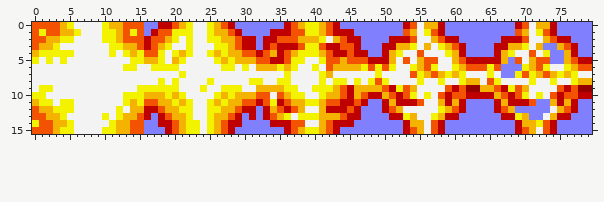
Sprite sheet, stored at res/bombs/midflare.png. Above: the version before the commit.
The file is 80x16 pixels.
The result:
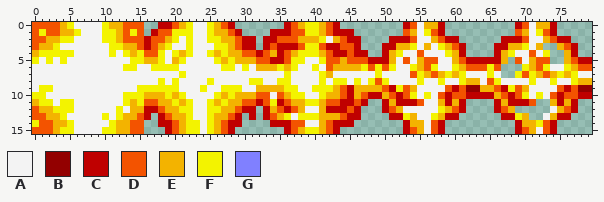
Palette (. is transparent): A #f3f3f3  B #930000  C #bf0000  D #f35300  E #f3b300  F #f3f300  G #8080ff
Change:
The author cleared colour G in row 0 at x 16 to 17, 29 to 35, 44 to 52, 59 to 68 and 75 to 79; in row 1 at x 16, 30 to 33, 46 to 52, 59 to 68 and 75 to 79; in row 2 at x 32, 47 to 50, 61 to 66 and 77 to 79; in row 3 at x 32, 47 to 49, 62 to 65, 73 to 74 and 78 to 79; in row 4 at x 48 to 49, 62 to 65, 74 to 75 and 78 to 79; in row 5 at x 68 and 74 to 75.
The author cleared colour G in row 6 at x 67 to 69; in row 7 at x 67 to 68; in row 11 at x 48 to 49, 62 to 65, 72 to 73 and 78 to 79; in row 12 at x 32, 47 to 49, 62 to 65, 69 to 73 and 78 to 79; in row 13 at x 17, 30, 32, 47 to 50, 61 to 66, 71 to 72 and 77 to 79; in row 14 at x 16 to 17, 30 to 33, 46 to 52, 59 to 68 and 75 to 79.
The author cleared colour G in row 15 at x 16 to 18, 29 to 35, 44 to 52, 59 to 68 and 75 to 79.
